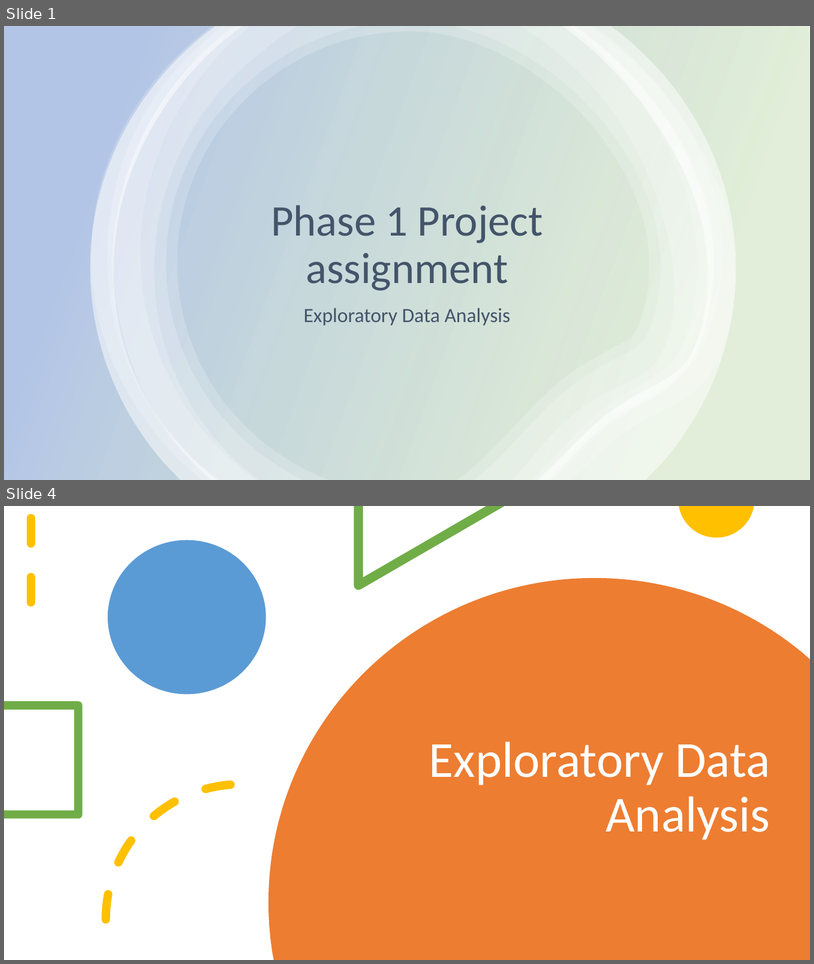
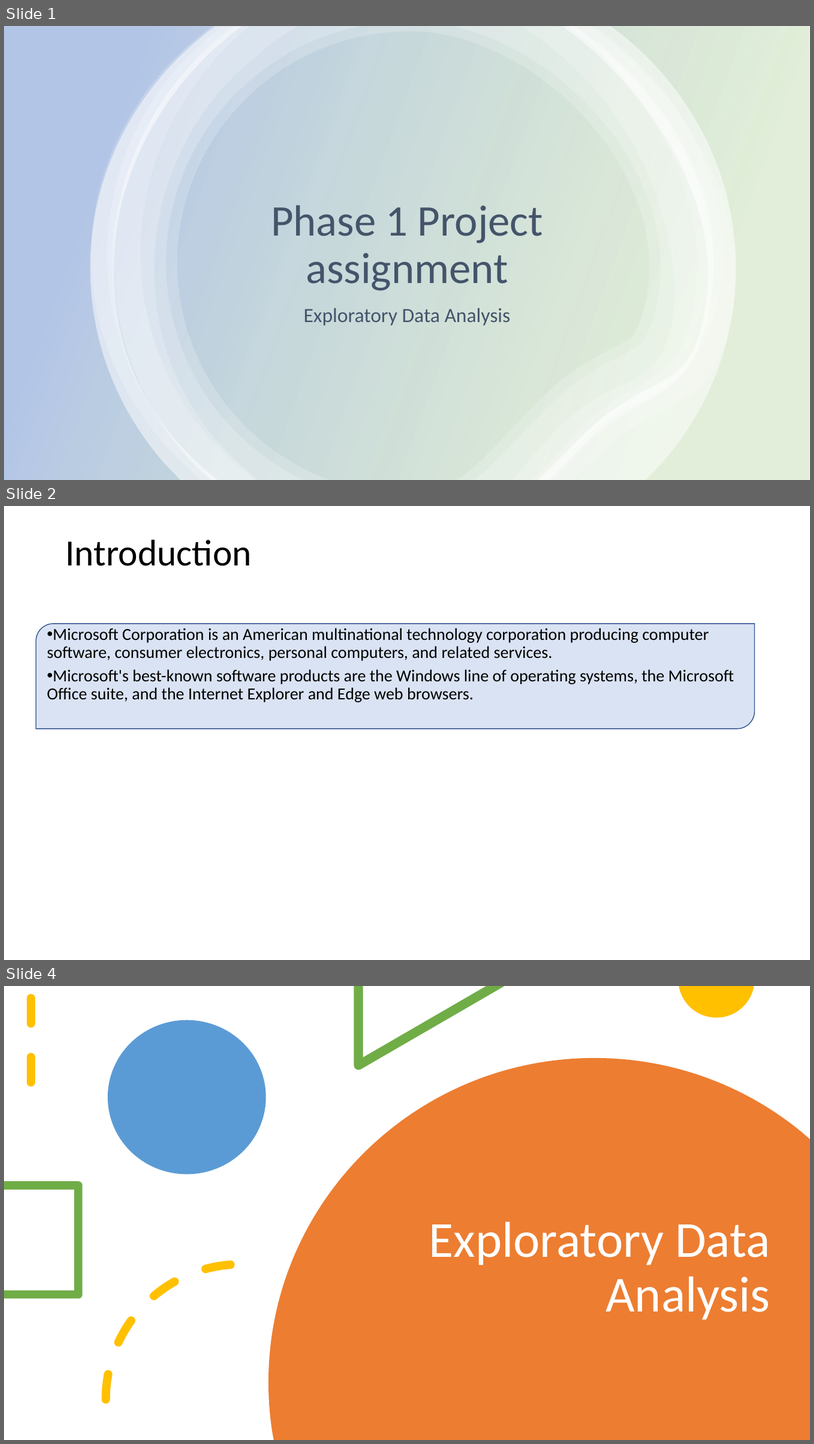
Before and after one commit to okudapascal/Phase_1-Project-Moringa, a slide deck: Presentation pascal v01.pptx. Shown one above the other, each under a label of ours: slides 1 and 4 before the commit, slides 1, 2 and 4 after it; the slides between them are not shown. The pictures are 814x964 and 814x1444 pixels, drawn with LibreOffice and Linux fonts; fonts in the diff are those of the drawing. Boxes give left, top, right and bottom in pixels: in the first picture for what was removed or moved away, otherwise in the second. Text is boxed around its words. In the diff, an @@ line names an element or a change of style, - is before the commit and + after.

```diff
--- a/Presentation pascal v01.pptx
+++ b/Presentation pascal v01.pptx
@@ slide 2 added at (4,506,810,960), background #FFFFFF @@
@@ title added at (65,540,252,566), 44 pt, text #000000 @@
+Introduction
@@ round diag rect added at (36,624,755,729), fill #DAE3F3, outline #325491 1 pt, 20 pt, text #000000 @@
+• Microsoft Corporation is an American multinational technology corporation producing computer software, consumer electronics, personal computers, and related services.
+• Microsoft's best-known software products are the Windows line of operating systems, the Microsoft Office suite, and the Internet Explorer and Edge web browsers.
```
Also in this commit, not shown: 1 slide changed, 6 other slides added, 5 slides removed.
